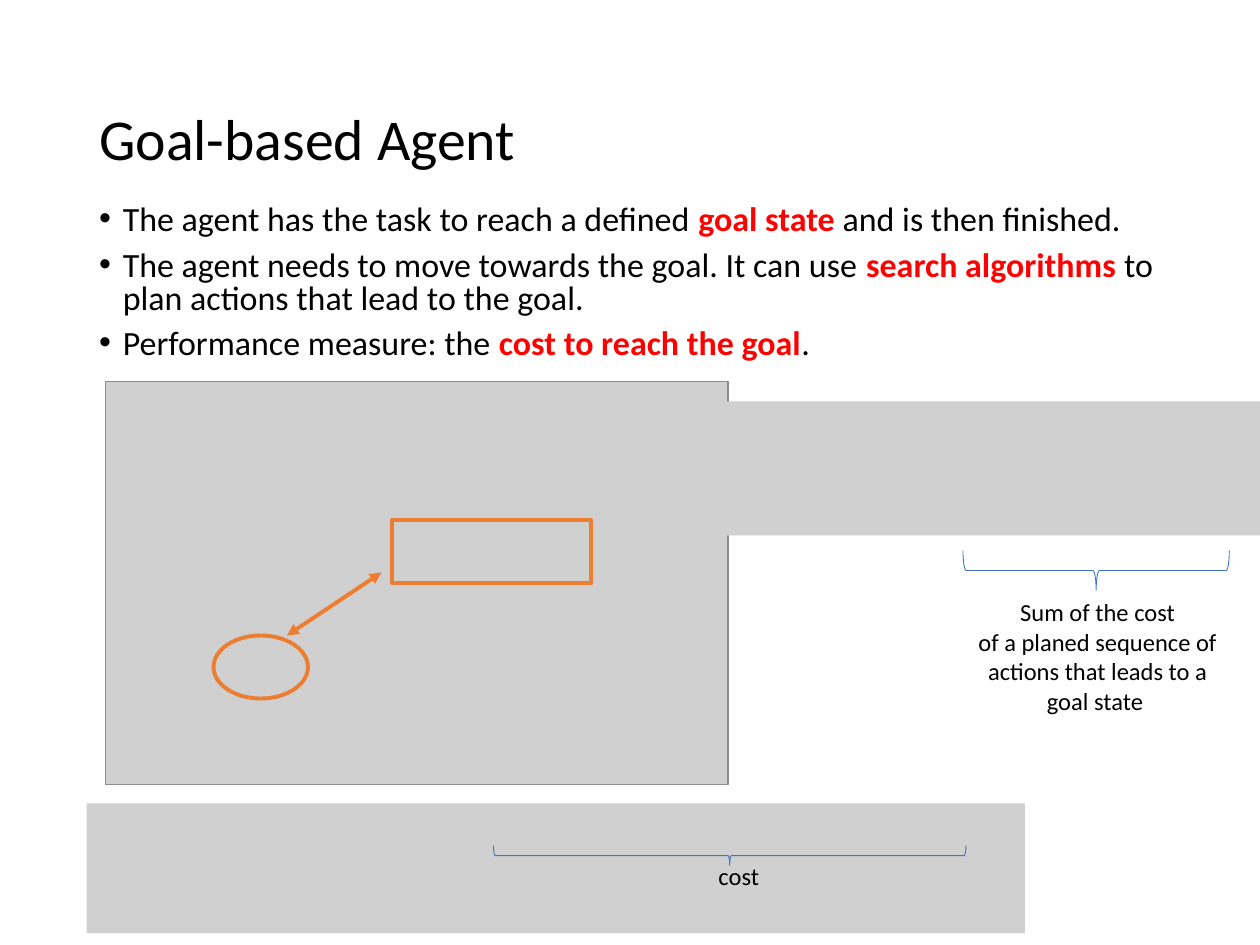
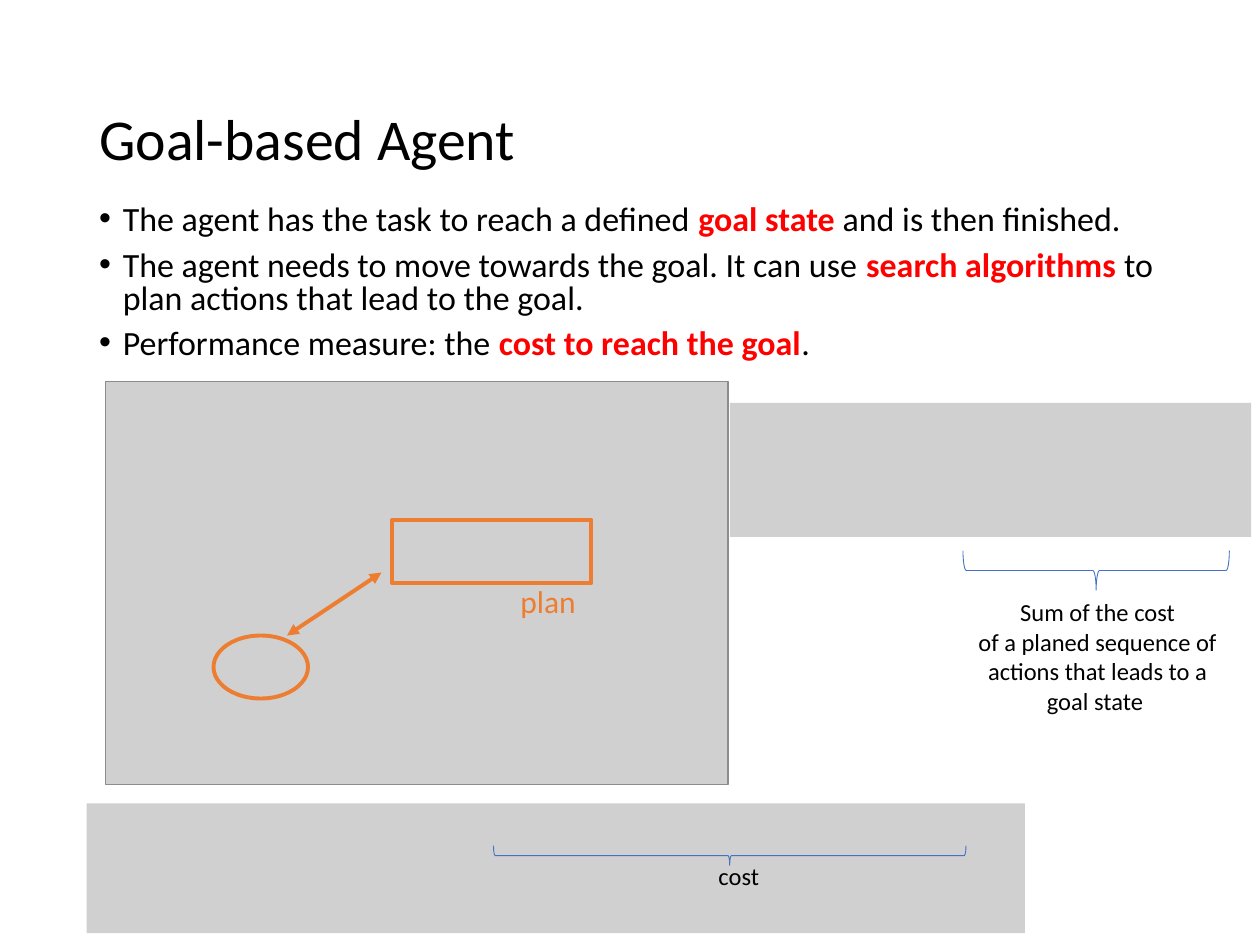
Before and after one commit to mhahsler/CS7320-AI, a slide deck: slide 28 of slides/02_agents.pptx (slide 26 before the commit). Drawn at 1260x945 pixels with LibreOffice and Linux fonts; fonts in the diff are those of the drawing; grey boxes stand for pictures. Boxes give left, top, right and bottom in pixels: in the first picture for what was removed or moved away, otherwise in the second. Text is boxed around its words. In the diff, an @@ line names an element or a change of style, - is before the commit and + after.

```diff
--- a/slides/02_agents.pptx
+++ b/slides/02_agents.pptx
@@ picture: place and size @@
-picture at [630,402,1260,536]
+picture at [730,403,1251,537]
@@ text added at [520,591,575,618], 18 pt, text #ED7D31 @@
+plan
```
Also in this commit, not shown: 4 other slides changed, 3 slides added, 1 other file.
